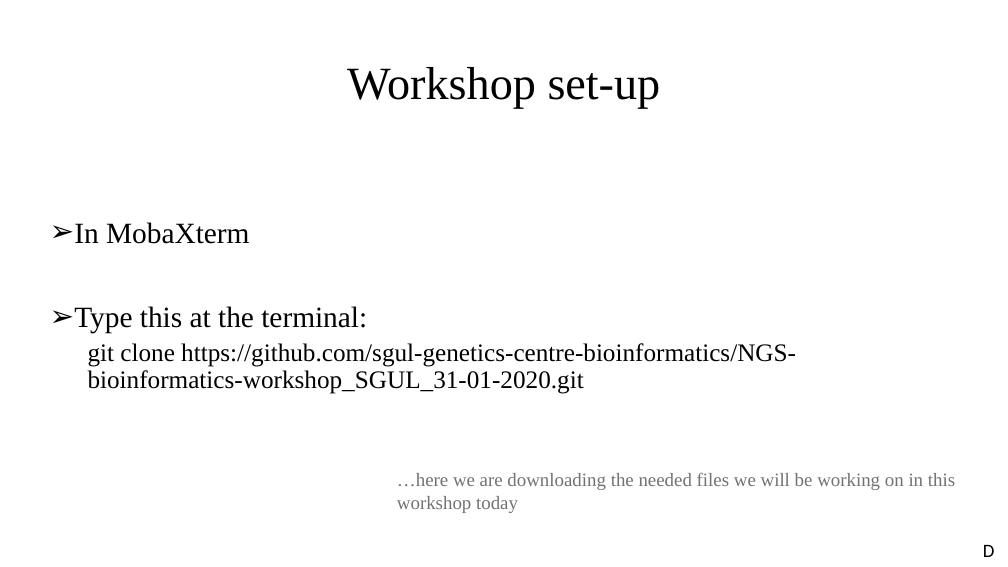
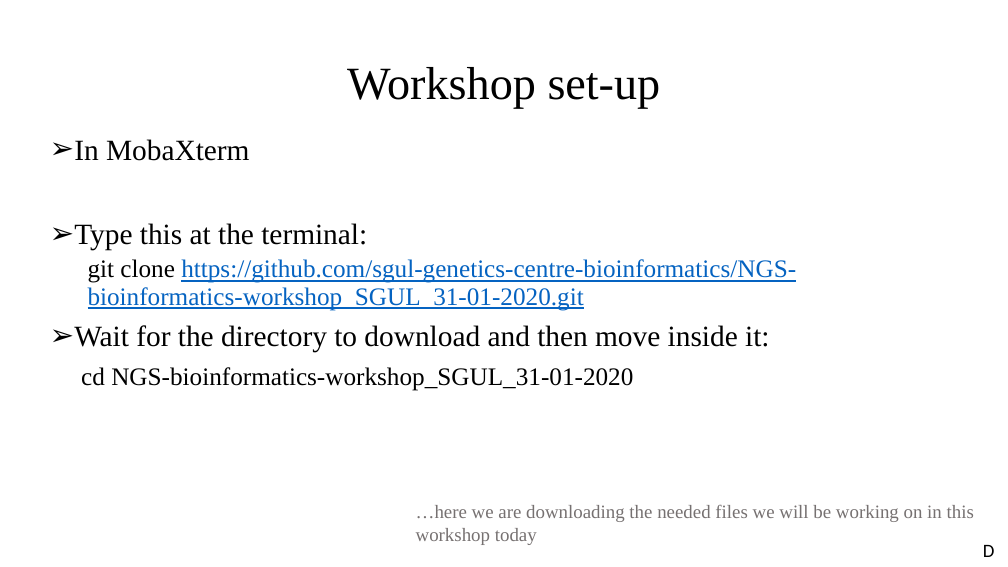
Before and after one commit to sgul-genetics-centre-bioinformatics/NGS-bioinformatics-workshop_SGUL_31-01-2020, a slide deck: slide 4 of NGS_workshop_31_01_2020_final.pptx. Drawn at 1008x567 pixels with LibreOffice and Linux fonts; fonts in the diff are those of the drawing. Boxes give left, top, right and bottom in pixels: in the first picture for what was removed or moved away, otherwise in the second. Text is boxed around its words. In the diff, an @@ line names an element or a change of style, - is before the commit and + after.

Commit message:
presentation update

```diff
--- a/NGS_workshop_31_01_2020_final.pptx
+++ b/NGS_workshop_31_01_2020_final.pptx
@@ text at [88,259,796,311]: text colour #000000 to #0563C1, underline on in "https://github.com/sgul-genetics-centre-bioinformatics/NGS-b ..." @@
@@ text at [74,325,769,391]: paragraphs added @@
+➢ Wait for the directory to download and then move inside it:
+cd NGS-bioinformatics-workshop_SGUL_31-01-2020
@@ text "…here we are downloading the ...": place and size @@
-text "…here we are downloading the ..." at [397,473,955,513]
+text "…here we are downloading the ..." at [416,505,974,545]
```
Also in this commit, not shown: 1 other file.
